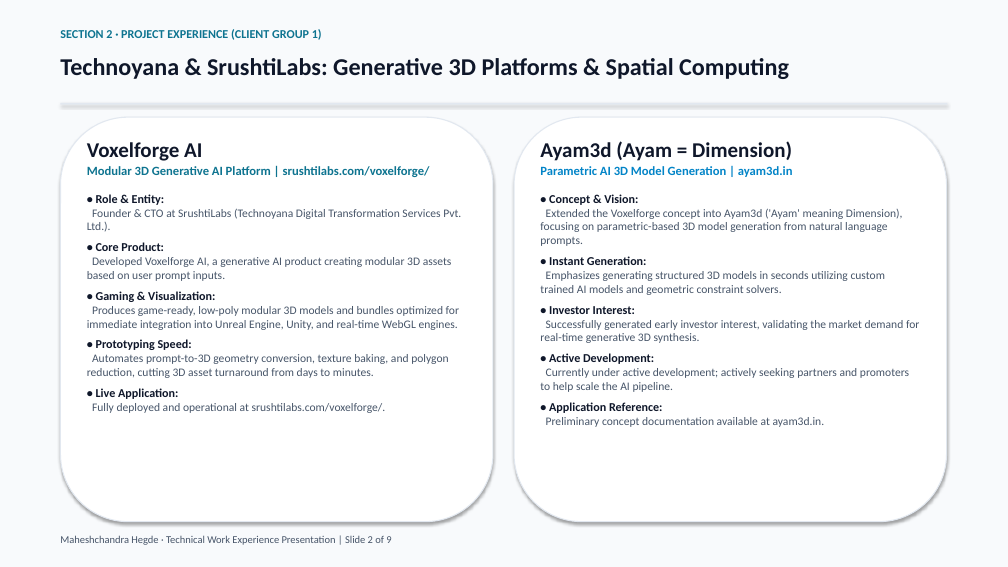
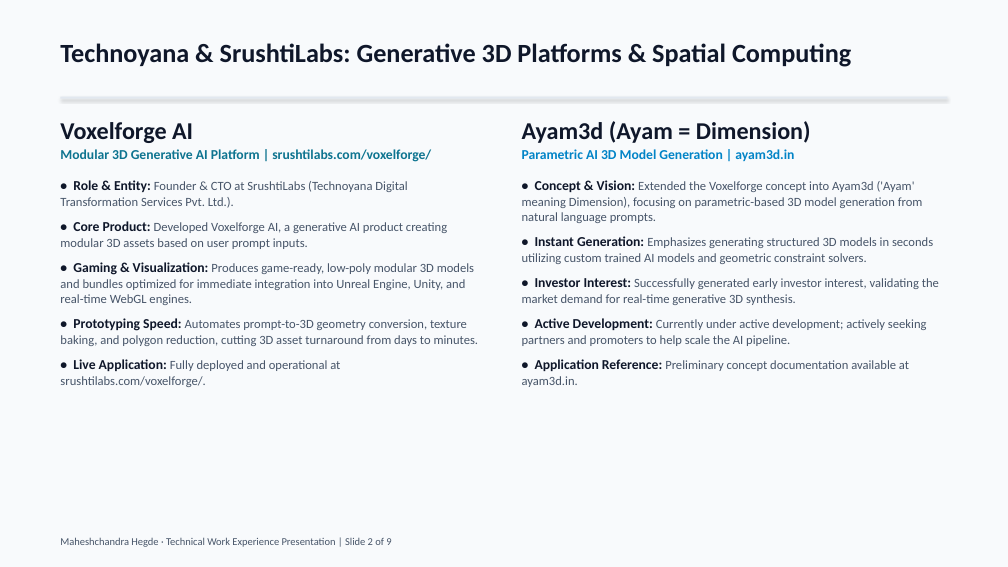
Before and after one commit to hegdemahesh/hegdemahesh.github.io, a slide deck: slide 2 of obayashi_it_presentation/Obayashi_Senior_Manager_IT_Presentation_Maheshchandra_Hegde.pptx. Drawn at 1008x567 pixels with LibreOffice and Linux fonts; fonts in the diff are those of the drawing. Boxes give left, top, right and bottom in pixels: in the first picture for what was removed or moved away, otherwise in the second. Text is boxed around its words. In the diff, an @@ line names an element or a change of style, - is before the commit and + after.

Commit message:
changes to document format

```diff
--- a/obayashi_it_presentation/Obayashi_Senior_Manager_IT_Presentation_Maheshchandra_Hegde.pptx
+++ b/obayashi_it_presentation/Obayashi_Senior_Manager_IT_Presentation_Maheshchandra_Hegde.pptx
@@ text removed at [60,29,322,40] @@
-SECTION 2 · PROJECT EXPERIENCE (CLIENT GROUP 1)
@@ text "Technoyana & SrushtiLabs: Generative 3D ...": place and size @@
-text "Technoyana & SrushtiLabs: Generative 3D ..." at [60,58,789,79]
+text "Technoyana & SrushtiLabs: Generative 3D ..." at [60,43,851,67]
@@ text "Technoyana & SrushtiLabs: Generative 3D ..." at [60,43,851,67]: size 23 to 25 pt @@
@@ text "Voxelforge AI": place and size @@
-text "Voxelforge AI" at [87,142,461,413]
+text "Voxelforge AI" at [60,122,479,387]
@@ rectangle: place and size @@
-rectangle at [60,103,948,105]
+rectangle at [60,97,948,99]
@@ rounded rectangle removed at [60,117,493,522] @@
@@ rounded rectangle removed at [514,117,947,522] @@
@@ text "Ayam3d (Ayam = Dimension)": place and size @@
-text "Ayam3d (Ayam = Dimension)" at [540,141,919,427]
+text "Ayam3d (Ayam = Dimension)" at [522,121,939,387]
@@ text at [60,122,431,162]: size 20 to 23 pt in "Voxelforge AI"; size 12 to 13 pt in "Modular 3D Generative AI Platform | srushtilabs.com/voxelfor ..."; more space between paragraphs @@
@@ text at [522,121,811,161]: size 20 to 23 pt in "Ayam3d (Ayam = Dimension)"; size 12 to 13 pt in "Parametric AI 3D Model Generation | ayam3d.in"; more space between paragraphs @@
@@ text at [60,180,479,387]: text changed; size 11 to 12 pt @@
-• Role & Entity:
-Founder & CTO at SrushtiLabs (Technoyana Digital Transformation Services Pvt. Ltd.).
-• Core Product:
-Developed Voxelforge AI, a generative AI product creating modular 3D assets based on user prompt inputs.
-• Gaming & Visualization:
-Produces game-ready, low-poly modular 3D models and bundles optimized for immediate integration into Unreal Engine, Unity, and real-time WebGL engines.
-• Prototyping Speed:
-Automates prompt-to-3D geometry conversion, texture baking, and polygon reduction, cutting 3D asset turnaround from days to minutes.
-• Live Application:
-Fully deployed and operational at srushtilabs.com/voxelforge/.
+• Role & Entity: Founder & CTO at SrushtiLabs (Technoyana Digital Transformation Services Pvt. Ltd.).
+• Core Product: Developed Voxelforge AI, a generative AI product creating modular 3D assets based on user prompt inputs.
+• Gaming & Visualization: Produces game-ready, low-poly modular 3D models and bundles optimized for immediate integration into Unreal Engine, Unity, and real-time WebGL engines.
+• Prototyping Speed: Automates prompt-to-3D geometry conversion, texture baking, and polygon reduction, cutting 3D asset turnaround from days to minutes.
+• Live Application: Fully deployed and operational at srushtilabs.com/voxelforge/.
@@ text at [522,180,939,387]: text changed; size 11 to 12 pt @@
-• Concept & Vision:
-Extended the Voxelforge concept into Ayam3d ('Ayam' meaning Dimension), focusing on parametric-based 3D model generation from natural language prompts.
-• Instant Generation:
-Emphasizes generating structured 3D models in seconds utilizing custom trained AI models and geometric constraint solvers.
-• Investor Interest:
-Successfully generated early investor interest, validating the market demand for real-time generative 3D synthesis.
-• Active Development:
-Currently under active development; actively seeking partners and promoters to help scale the AI pipeline.
-• Application Reference:
-Preliminary concept documentation available at ayam3d.in.
+• Concept & Vision: Extended the Voxelforge concept into Ayam3d ('Ayam' meaning Dimension), focusing on parametric-based 3D model generation from natural language prompts.
+• Instant Generation: Emphasizes generating structured 3D models in seconds utilizing custom trained AI models and geometric constraint solvers.
+• Investor Interest: Successfully generated early investor interest, validating the market demand for real-time generative 3D synthesis.
+• Active Development: Currently under active development; actively seeking partners and promoters to help scale the AI pipeline.
+• Application Reference: Preliminary concept documentation available at ayam3d.in.
```
Also in this commit, not shown: 8 other slides changed, 7 other files.
